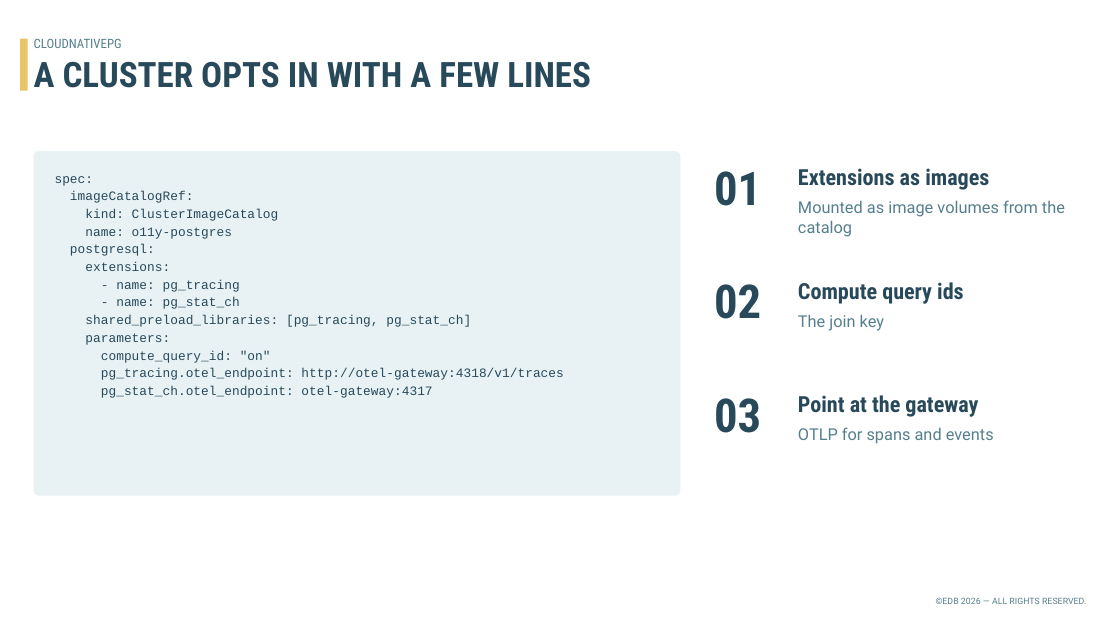
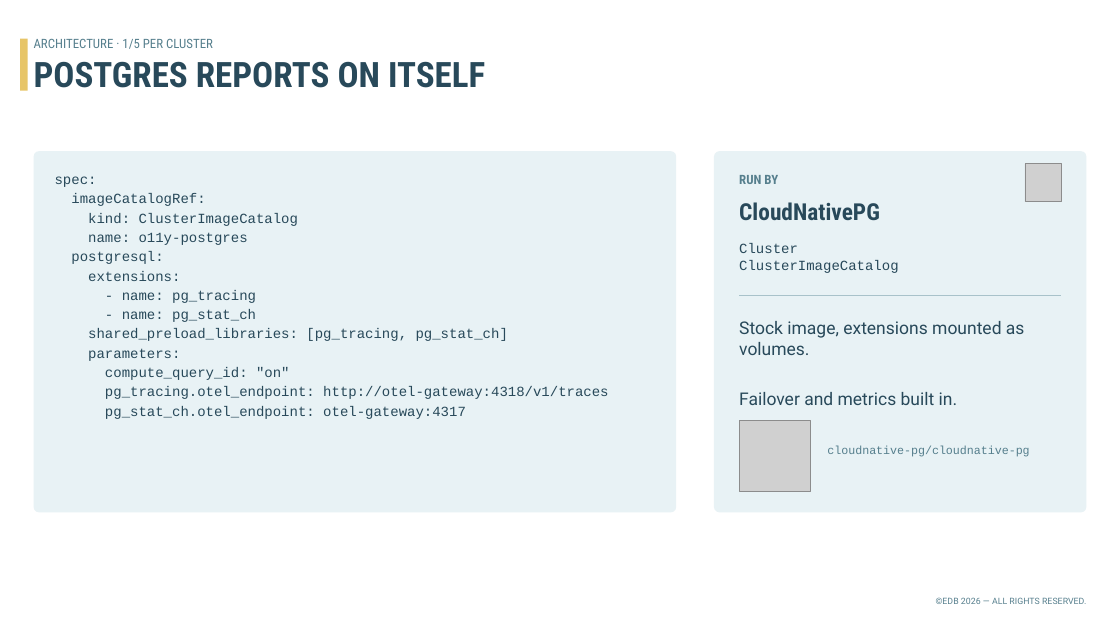
Before and after one commit to gabrosys/postgres-k8s-unified-o11y, a slide deck: slide 12 of slides/pg-unified-o11y.pptx (slide 14 before the commit). Drawn at 1120x630 pixels with LibreOffice and Linux fonts; fonts in the diff are those of the drawing; grey boxes stand for pictures; background and template pictures are left out. Boxes give left, top, right and bottom in pixels: in the first picture for what was removed or moved away, otherwise in the second. Text is boxed around its words. In the diff, an @@ line names an element or a change of style, - is before the commit and + after.

```diff
--- a/slides/pg-unified-o11y.pptx
+++ b/slides/pg-unified-o11y.pptx
@@ text at [34, 39, 213, 49]: text changed @@
-CLOUDNATIVEPG
+ARCHITECTURE · 1/5 PER CLUSTER
@@ text at [34, 61, 485, 88]: text changed @@
-A CLUSTER OPTS IN WITH A FEW LINES
+POSTGRES REPORTS ON ITSELF
@@ rounded rectangle: place and size @@
-rounded rectangle at [34, 151, 681, 496]
+rounded rectangle at [34, 151, 676, 513]
@@ text "spec:" at [55, 176, 608, 419]: size 11 to 12 pt @@
@@ text removed at [714, 171, 761, 206] @@
-01
@@ rounded rectangle added at [714, 151, 1086, 513], fill #E8F2F5 @@
@@ text added at [739, 175, 778, 184], 11 pt, text #567F8D, bold @@
+RUN BY
@@ text removed at [798, 168, 989, 190] @@
-Extensions as images
@@ picture added at [1025, 164, 1061, 202] @@
@@ text added at [739, 202, 880, 220], 20 pt, text #28495A, bold @@
+CloudNativePG
@@ text removed at [798, 200, 1065, 237] @@
-Mounted as image volumes from the catalog
@@ text added at [739, 243, 898, 273], 12 pt, text #28495A @@
+Cluster
+ClusterImageCatalog
@@ text removed at [714, 284, 761, 319] @@
-02
@@ line added from (739, 296) to (1061, 296), #A8C2CA 1 pt @@
@@ text removed at [798, 282, 964, 304] @@
-Compute query ids
@@ text added at [739, 321, 1025, 355], 15 pt, text #28495A @@
+Stock image, extensions mounted as volumes.
@@ text removed at [798, 314, 884, 331] @@
-The join key
@@ text removed at [714, 398, 761, 433] @@
-03
@@ text added at [739, 392, 958, 405], 15 pt, text #28495A @@
+Failover and metrics built in.
@@ text removed at [798, 395, 978, 417] @@
-Point at the gateway
@@ picture added at [739, 420, 811, 492] @@
@@ text removed at [798, 427, 994, 444] @@
-OTLP for spans and events
@@ text added at [827, 446, 1029, 457], 10 pt, text #567F8D @@
+cloudnative-pg/cloudnative-pg
```
Also in this commit, not shown: 7 other slides changed, 8 slides added, 6 slides removed, 2 other files.
